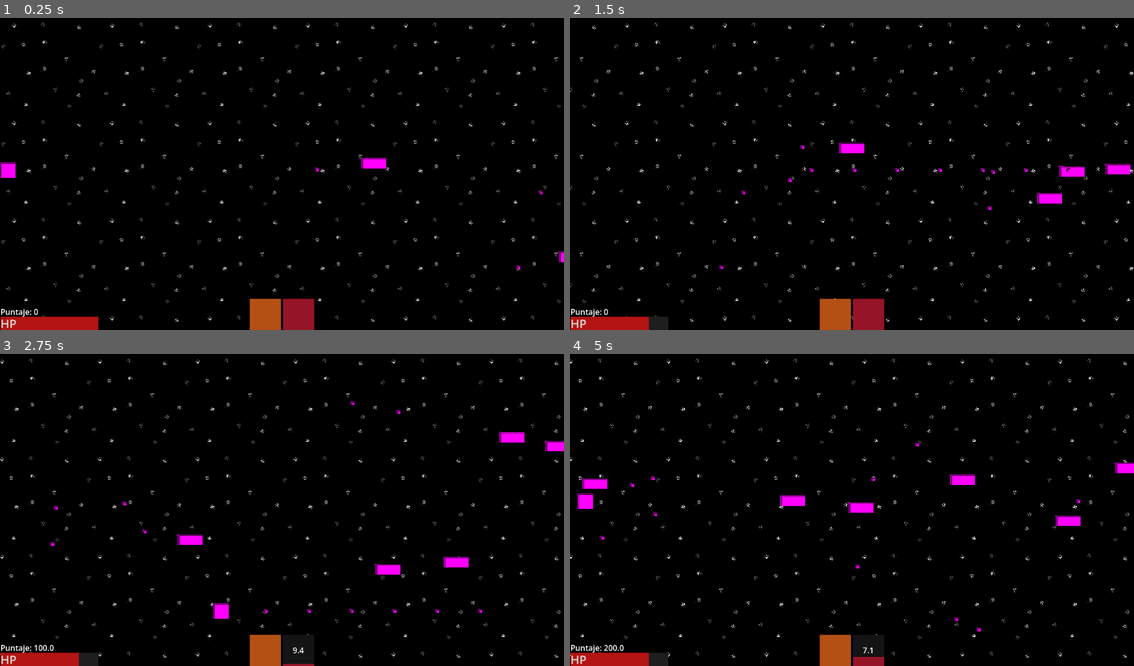
Above: before the commit, frames 1-4 (two rows, left to right).
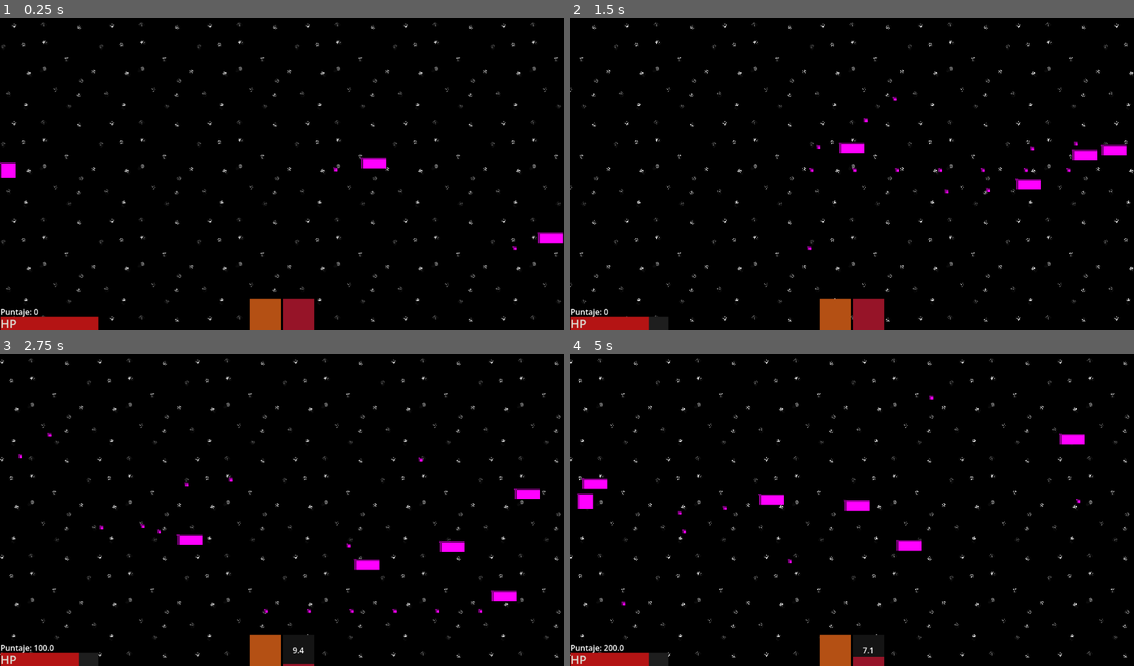
Above: after the commit, the same moments.

Repository: wfeboSKL/tales-for-the-asleep
Game: Godot game, scene res://scenes/demolevel/level.tscn
Same seed, same stepped clock (60 frames per second), same inputs: the game is played once before the commit and once after it.
Inputs:
- Up to frame 1 (0.25 s): no input
- Up to frame 2 (1.5 s): tap Enter at 0.5 s; hold D (move_right) 0.53-1.28 s; hold K (shoot) 0.53-1.28 s; hold S (move_down) from 1.28 s (still down); tap Shift (focus) at 1.35 s
- Up to frame 3 (2.75 s): tap K (shoot) at 1.55 s; release S (move_down) at 2.03 s; hold D (move_right) from 2.03 s (still down); hold K (shoot) from 2.03 s (still down); tap J (melee) at 2.1 s
- Up to frame 4 (5 s): release D (move_right) at 2.78 s; release K (shoot) at 2.78 s; hold W (move_up) 2.78-3.53 s; tap K (shoot) at 2.85, 4.35 s; hold K (shoot) 3.53-4.28 s; hold A (move_left) from 3.53 s (still down); tap Enter at 3.6 s

The runs differ from the first frame. In frame 1, 0.2% of the frame differs, in the area x 55-100%, y 47-81%; in frame 2, 1.0%; in frame 3, 1.4%, in the area x 3-100%, y 15-85%; in frame 4, 1.3%.

Commit message:
Sistema de hordas con enemigos de patrones | Trabajado en PC_FEBO

Diff:
--- a/game_data.gd
+++ b/game_data.gd
@@ -1,2 +1,14 @@
+#-- VARIABLES DE LA INFORMACIÓN DEL JUEGO EN GENERAL --
 extends Node
+#Puntaje
 var score = 0
+#Variables que registran kills y horda actual
+var enemies_killed = 0
+var current_wave = 1
+
+#-- FUNCIÓN PARA RESETEAR LA INFORMACIÓN UNA VEZ QUE SE OCUPE --
+#Cuando el jugador muera básicamente
+func reset():
+	score = 0
+	enemies_killed = 0
+	current_wave = 1
--- a/scenes/bullets/bullet.gd
+++ b/scenes/bullets/bullet.gd
@@ -3,11 +3,13 @@
 extends Area2D
 #Establecer velocidad de la bala
 const SPEED = 1050.0
+
 #-- MOVIMIENTO DE LA BALA --
 #Función que procesa cada frame la bala
 func _process(delta: float) -> void:
 	#Dirección en X de la bala
 	position.x += SPEED*delta
+	#Si sale de la pantalla, se borra
 	if position.x > get_viewport_rect().size.x:
 		queue_free()
 
--- a/scenes/bullets/enemy_bullet.gd
+++ b/scenes/bullets/enemy_bullet.gd
@@ -2,12 +2,12 @@
 #Se extiende a AREA2D
 extends Area2D
 #Se define la velocidad de la bala enemiga
-const SPEED = 600.0
+const SPEED = 450.0
 
 #Función que realiza procesos cada frame
 func _process(delta: float) -> void:
 	#Dirección en X de la bala, derecha a izquierda
-	position.x -= SPEED*delta
+	position += Vector2.LEFT.rotated(rotation) * SPEED * delta
 	#Si la posición de la bala es menor a 0 (origen de la pantalla), se elimina
 	if position.x < 0:
 		queue_free()
--- a/scenes/demolevel/enemy_spawner.gd
+++ b/scenes/demolevel/enemy_spawner.gd
@@ -3,20 +3,46 @@
 extends Node
 #Se precarga los enemigos
 const ENEMY = preload("res://scenes/enemies/enemy.tscn")
+const ENEMYPATTERN = preload("res://scenes/enemies/enemy_pattern.tscn")
 #Variable que funciona como cooldown
 var spawn_timer = 0.0
 #Le dice al timer a qué número tendrá que reiniciarse una vez llegue a 0
 var spawn_interval = 2.0
 
+#-- FUNCIÓN DE SPAWN DE ENEMIGOS --
+func spawn_enemy():
+	#Comportamiento según la horda actual
+	match GameData.current_wave:
+		1:
+			#Horda 1: enemigos básicos
+			spawn_basic_enemy()
+		2:
+			#Horda 2: enemigos con patrones
+			spawn_pattern_enemy()
+		3:
+			#Horda 3: jefe (por ahora igual que básico)
+			spawn_basic_enemy()
+
+#-- DIVERSOS PROCESOS --
 func _process(delta: float) -> void:
-	#Se le resta delta al timer cada frame
+	#Verificar en qué horda estamos según los enemigos eliminados
+	#Si se matan más de 40 enemigos y no es la horda 3, ahora es la horda 3
+	if GameData.enemies_killed >= 40 and GameData.current_wave != 3:
+		GameData.current_wave = 3
+	#Si se matan más de 20 enemigos y es la horda 1, ahora es la horda 2
+	elif GameData.enemies_killed >= 20 and GameData.current_wave == 1:
+		GameData.current_wave = 2
+
+	#Se resta delta del timer y si es menor a 0, spawnear un enemigo
 	spawn_timer -= delta
-	#Si el timer llega a 0, spawnear enemigos y reiniciar el timer
+	#Si timer menor que 0, spawnear un enemigo y regresar el intervalo
 	if spawn_timer <= 0:
 		spawn_enemy()
 		spawn_timer = spawn_interval
 
-func spawn_enemy():
+
+#-- FUNCIÓN DE SPAWN ENEMIGOS DE BÁSICO --
+func spawn_basic_enemy():
 	#Número aleatorio de enemigos entre 1 y 4
 	var count = randi_range(1, 4)
 	#Spawnear cada enemigo con posición aleatoria
@@ -27,3 +53,16 @@
 		#Posición Y aleatoria dentro de los límites de la pantalla
 		enemy.position.y = randf_range(70, get_tree().root.size.y - 70)
 		get_parent().add_child(enemy)
+
+#-- FUNCIÓN DE SPAWN ENEMIGOS DE PATRÓN --
+func spawn_pattern_enemy():
+	#Número aleatorio de enemigos entre 1 y 3
+	var count = randi_range(1, 3)
+	#Spawnear cada enemigo con posición aleatoria
+	for i in count:
+		var enemy = ENEMYPATTERN.instantiate()
+		#Aparece fuera de la pantalla a la derecha, escalonado por i
+		enemy.position.x = get_tree().root.size.x + randf_range(0, 50) + (i * 80)
+		#Posición Y aleatoria dentro de los límites de la pantalla
+		enemy.position.y = randf_range(70, get_tree().root.size.y - 70)
+		get_parent().add_child(enemy)
--- a/scenes/demolevel/level.gd
+++ b/scenes/demolevel/level.gd
@@ -1,4 +1,7 @@
+#Se extiende a Node2D
 extends Node2D
 
+#-- FUNCIÓN DE PROCESO --
 func _process(delta: float) -> void:
+	#Movimiento hacia la izquierda del fondo
 	$ParallaxBackground.scroll_offset.x -= 90 * delta
--- a/scenes/enemies/enemy.gd
+++ b/scenes/enemies/enemy.gd
@@ -1,4 +1,4 @@
-#--VARIABLES DEL ENEMIGO --
+#--VARIABLES Y CONSTANTES DEL ENEMIGO --
 #Se extiende a CharacterBody2D
 extends CharacterBody2D
 #Se define su velocidad
@@ -10,16 +10,17 @@
 var shoot_cooldown = 0.0
 #Referencia al jugador, inicia vacía hasta que la escena esté lista
 var player = null
-#Se "precarga" la escena de la bala enemiga
-const ENEMY_BULLET = preload("res://scenes/bullets/enemy_bullet.tscn")
 #Se establece el cooldown del parpadeo del sprite
 var damageindicator_cooldown = 0.0
 #Cambios en la dirección del enemigo, un número entre aleatorio -30 y 30
 var y_offset = randf_range(-90, 90)
+#-- PRELOADS --
+#Se "precarga" la escena de la bala enemiga
+const ENEMY_BULLET = preload("res://scenes/bullets/enemy_bullet.tscn")
 
-#--MOVIMIENTO DEL ENEMIGO--
 #Función que calcula los procesos físicos cada frame
 func _physics_process(delta: float) -> void:
+	#--MOVIMIENTO DEL ENEMIGO--
 	#Velocidad del enemigo será hacia la izquierda
 	velocity.x = -SPEED
 	#Si jugador existe, moverse fluidamente hacia (actual, objetivo, velocidad)
@@ -31,8 +32,6 @@
 	#--DISPARO DEL ENEMIGO--
 	#Se le resta al cooldown delta (1/fps del juego)
 	shoot_cooldown -= delta
-	#Se le resta al cooldown delta (1/fps del juego)
-	damageindicator_cooldown -= delta
 	#Si el cooldown es menor o igual a 0
 	if shoot_cooldown <= 0:
 		#La variable bala crea (o instancia) la escena ENEMY_BULLET
@@ -44,6 +43,9 @@
 		#Se reestablece el cooldown aleatoriamente entre 0.9 y 1.7
 		shoot_cooldown = randf_range(0.9,1.7)
 
+	#-- EFECTOS VISUALES --
+	#Se le resta al cooldown delta (1/fps del juego)
+	damageindicator_cooldown -= delta
 	#Si el cooldown es mayor a 0, parpadea cada 0.05 segundos
 	if damageindicator_cooldown > 0:
 		$Sprite2D.visible = fmod(damageindicator_cooldown, 0.2) > 0.05
@@ -53,7 +55,8 @@
 	#Si la posición del enemigo es -50 fuera de la pantalla, eliminarlo por completo
 	if position.x< -50:
 		queue_free()
-#Se hace el cálculo de daño tomado (enviado por una señal) con la función take_damage con el parámetro "amount"
+
+#-- RECIBIR EL DAÑO --
 #Amount es lo que se definió que la bala haría de daño en la escena de bala
 func take_damage(amount):
 	#A la vida, se le restará amount
@@ -62,11 +65,18 @@
 	damageindicator_cooldown = 1.5
 	#Si la vida es menor a cero, eliminar por completo al enemigo
 	if health <= 0:
+		#Se actualiza el puntaje y la cantidad de kills
 		GameData.score += 100.0
+		GameData.enemies_killed += 1
 		queue_free()
+
+#-- OBTENER PLAYER --
 #Obtener el primer nodo del grupo "player" para seguirlo
 func _ready():
+	#Se añade al grupo "Enemy"
 	add_to_group("Enemy")
+	#Se busca al grupo Player
 	player = get_tree().get_first_node_in_group("Player")
+	#Se establece el Layer y el Mask
 	collision_layer = 2
 	collision_mask = 1
--- /dev/null
+++ b/scenes/enemies/enemy_pattern.gd
@@ -0,0 +1,90 @@
+#--VARIABLES DEL ENEMIGO CON PATRÓN--
+#Se extiende a CharacterBody2D
+extends CharacterBody2D
+#La vida inicial
+var health = 7
+#El cooldown de disparo
+var shoot_cooldown = 0.0
+#Tiempo para el movimiento sinusoidal
+var time: float = 0.0
+#Referencia al jugador, inicia vacía hasta que la escena esté lista
+var player = null
+#Se establece el cooldown del parpadeo del sprite
+var damageindicator_cooldown = 0.0
+#Pre-cargar balas
+const ENEMY_BULLET = preload("res://scenes/bullets/enemy_bullet.tscn")
+
+#-- EXPORTAR VARIABLES PARA MOVIMIENTO ONDULATORIO --
+#Se define su velocidad
+@export var speed: float = 200.0
+#Se define su movimiento en x
+@export var frequency: float = 5.0
+#Se define su movimiento en y
+@export var amplitude: float = 150.0
+
+#-- ESTABLECER FUNCIONES DE PATRONES DE DISPARO --
+func shoot_pattern():
+	#Cantidad de balas, ángulo de extensión y cambios entre los ángulos
+	var num_bullets = 5
+	var spread_angle = 45.0
+	var base_angle = sin(time * 2.0) * 45.0
+
+	#Cálculos de la posición exacta de la bala
+	for i in num_bullets:
+		var angle = base_angle + (i - num_bullets / 2.0) * (spread_angle / num_bullets)
+		#Se instancia la bala
+		var bullet = ENEMY_BULLET.instantiate()
+		bullet.position = position
+		bullet.rotation = deg_to_rad(angle)
+		get_parent().add_child(bullet)
+
+#-- DIVERSOS PROCESOS --
+func _physics_process(delta: float) -> void:
+	#Tiempo acelera con delta
+	time += delta
+	#Indicador de daño (su cooldown) y el cooldown de disparo disminuyen con delta
+	damageindicator_cooldown -= delta
+	shoot_cooldown -= delta
+	#Si el cooldown es menor o igual a 0, instanciar una bala y el cooldown cambia entre [1.5-2.5]
+	if shoot_cooldown <= 0:
+		shoot_pattern()
+		shoot_cooldown = randf_range(1.5, 2.5)
+
+	# Offset del movimiento ondulatorio en X (debido a que el tiempo aumenta, progresará a la izquierda)
+	var wave_offset = sin(time * frequency) * amplitude
+
+	# Movimiento oscilante en Y
+	velocity.x = -speed
+	velocity.y = wave_offset
+	# Calculo de movimiento final
+	move_and_slide()
+
+	#Si el cooldown es mayor a 0, parpadea cada 0.05 segundos
+	if damageindicator_cooldown > 0:
+		$Sprite2D.visible = fmod(damageindicator_cooldown, 0.2) > 0.05
+	else:
+		#De lo contrario, será siempre visible
+		$Sprite2D.visible = true
+
+	#Si sale de la pantalla, se elimina
+	if position.x < -50:
+		queue_free()
+
+#-- TOMAR DAÑO --
+func take_damage(amount):
+	#A la vida, se le restará amount
+	health -= amount
+	#Se reinicia el cooldown
+	damageindicator_cooldown = 1.5
+	#Si la vida es menor a cero, eliminar por completo al enemigo
+	if health <= 0:
+		#Se suma 175 al puntaje y 1 al contador de kills
+		GameData.score += 175.0
+		GameData.enemies_killed += 1
+		queue_free()
+
+func _ready():
+	add_to_group("Enemy")
+	player = get_tree().get_first_node_in_group("Player")
+	collision_layer = 2
+	collision_mask = 1
--- /dev/null
+++ b/scenes/enemies/enemy_pattern.tscn
@@ -0,0 +1,21 @@
+[gd_scene format=3 uid="uid://1r7rh6xjkag5"]
+
+[ext_resource type="Script" uid="uid://qnhof6augx64" path="res://scenes/enemies/enemy_pattern.gd" id="1_07vi6"]
+
+[sub_resource type="PlaceholderTexture2D" id="PlaceholderTexture2D_ijblm"]
+size = Vector2(33, 41)
+
+[sub_resource type="RectangleShape2D" id="RectangleShape2D_xulii"]
+size = Vector2(34, 75)
+
+[node name="EnemyPattern" type="CharacterBody2D" unique_id=1439879865]
+script = ExtResource("1_07vi6")
+
+[node name="Sprite2D" type="Sprite2D" parent="." unique_id=1096438629]
+position = Vector2(0, 1)
+scale = Vector2(1, 1.8414634)
+texture = SubResource("PlaceholderTexture2D_ijblm")
+
+[node name="CollisionShape2D" type="CollisionShape2D" parent="." unique_id=1534942019]
+position = Vector2(0, 1)
+shape = SubResource("RectangleShape2D_xulii")
--- a/scenes/player/player.gd
+++ b/scenes/player/player.gd
@@ -107,7 +107,7 @@
 		health_bar.value = health
 		#Si la vida es menor o igual a 0, eliminar al jugador e instanciar escena de Game Over
 		if health <= 0:
-			GameData.score = 0.0
+			GameData.reset()
 			var game_over = GAME_OVER.instantiate()
 			get_parent().add_child(game_over)
 			queue_free()
--- a/scenes/ui/game_over.gd
+++ b/scenes/ui/game_over.gd
@@ -1,11 +1,13 @@
 #--MOSTRAR PANTALLA GAME OVER--
 #Se extiende a toda esta escena
 extends CanvasLayer
+
+#-- FUNCIÓN _READY PARA EL INICIO DE CADA RUN --
 func _ready() -> void:
 	process_mode = Node.PROCESS_MODE_ALWAYS
 	#Cuando se crea, "get_tree" (a.k.a todo el juego) se detiene
 	get_tree().paused = true
-#Fucnión de presionar tecla
+#-- FUNCIÓN DE REGISTRAR UNA TECLA --
 func _input(event):
 	#Si evento es "presión de tecla" y el evento es "presionado" y la tecla es "enter"
 	if event is InputEventKey and event.pressed and event.keycode == KEY_ENTER:
Not shown, added: scenes/enemies/enemy_pattern.gd.uid
